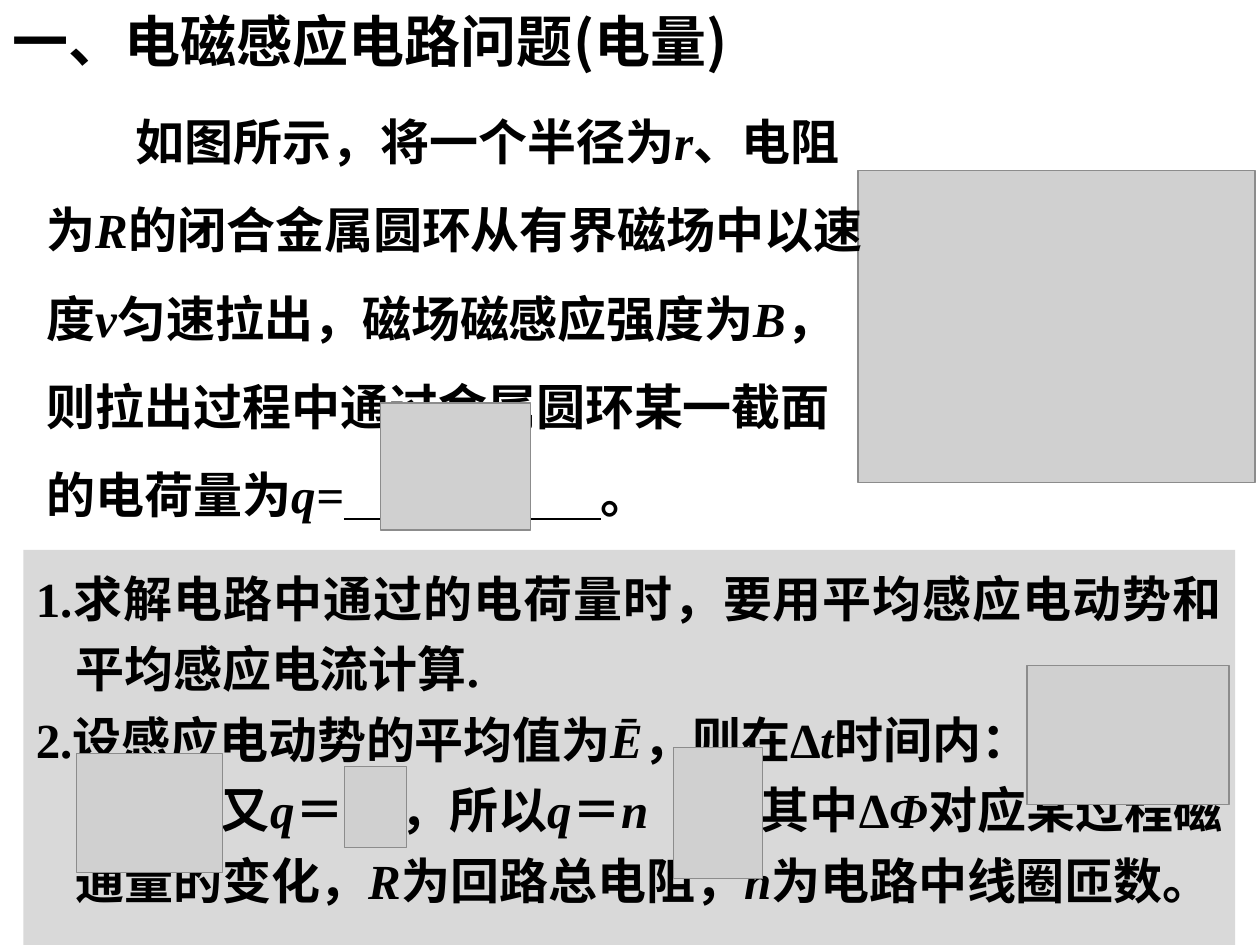
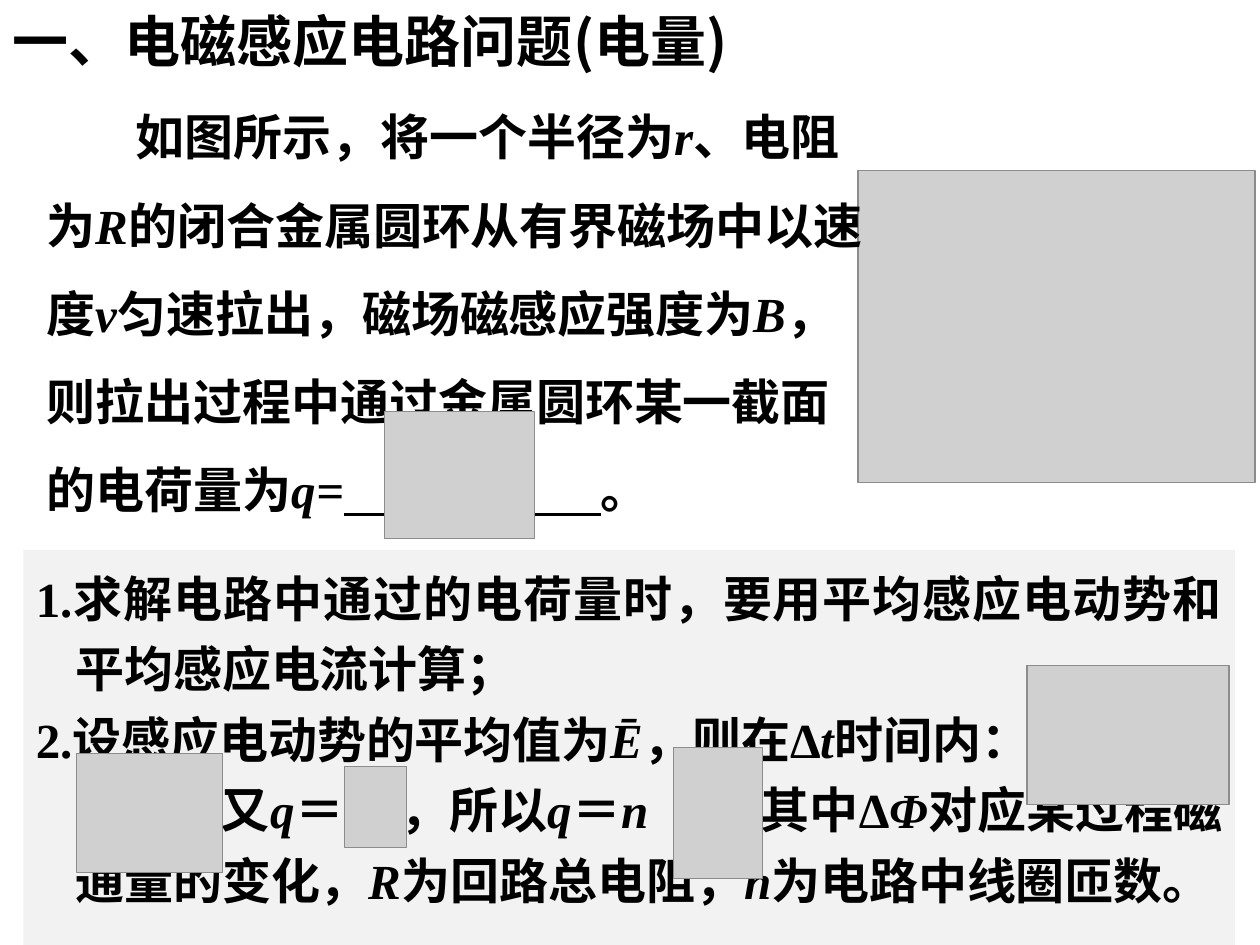
Before and after one commit to saddestboy/wuli2, a slide deck: slide 10 of 4.5A电磁感应问题的综合应用/习题课 电磁感应规律的综合应用.ppt. Drawn at 1260x945 pixels with LibreOffice and Linux fonts; fonts in the diff are those of the drawing; grey boxes stand for pictures. Boxes give left, top, right and bottom in pixels: in the first picture for what was removed or moved away, otherwise in the second. Text is boxed around its words. In the diff, an @@ line names an element or a change of style, - is before the commit and + after.

```diff
--- a/4.5A电磁感应问题的综合应用/习题课 电磁感应规律的综合应用.ppt
+++ b/4.5A电磁感应问题的综合应用/习题课 电磁感应规律的综合应用.ppt
@@ text "如图所示，将一个半径为r、电阻为R的闭合金属圆环从有界磁场中以速度v匀速拉出，磁场磁感应强度为B，则拉出过程中通过金属圆 ...": place and size @@
-text "如图所示，将一个半径为r、电阻为R的闭合金属圆环从有界磁场中以速度v匀速拉出，磁场磁感应强度为B，则拉出过程中通过金属圆 ..." at (47,118,863,524)
+text "如图所示，将一个半径为r、电阻为R的闭合金属圆环从有界磁场中以速度v匀速拉出，磁场磁感应强度为B，则拉出过程中通过金属圆 ..." at (47,113,863,519)
@@ picture: place and size @@
-picture at (381,403,530,530)
+picture at (384,412,534,539)
@@ rectangle "1.求解电路中通过的电荷量时，要用平均感应电动势和平均感应电流计算；" at (24,549,1236,945): fill #D9D9D9 to #F2F2F2 @@
@@ text in rectangle at (36,578,1222,696): text changed @@
-1.求解电路中通过的电荷量时，要用平均感应电动势和平均感应电流计算.
+1.求解电路中通过的电荷量时，要用平均感应电动势和平均感应电流计算；
```
Also in this commit, not shown: 17 other slides changed, 6 slides added, 9 slides removed.
